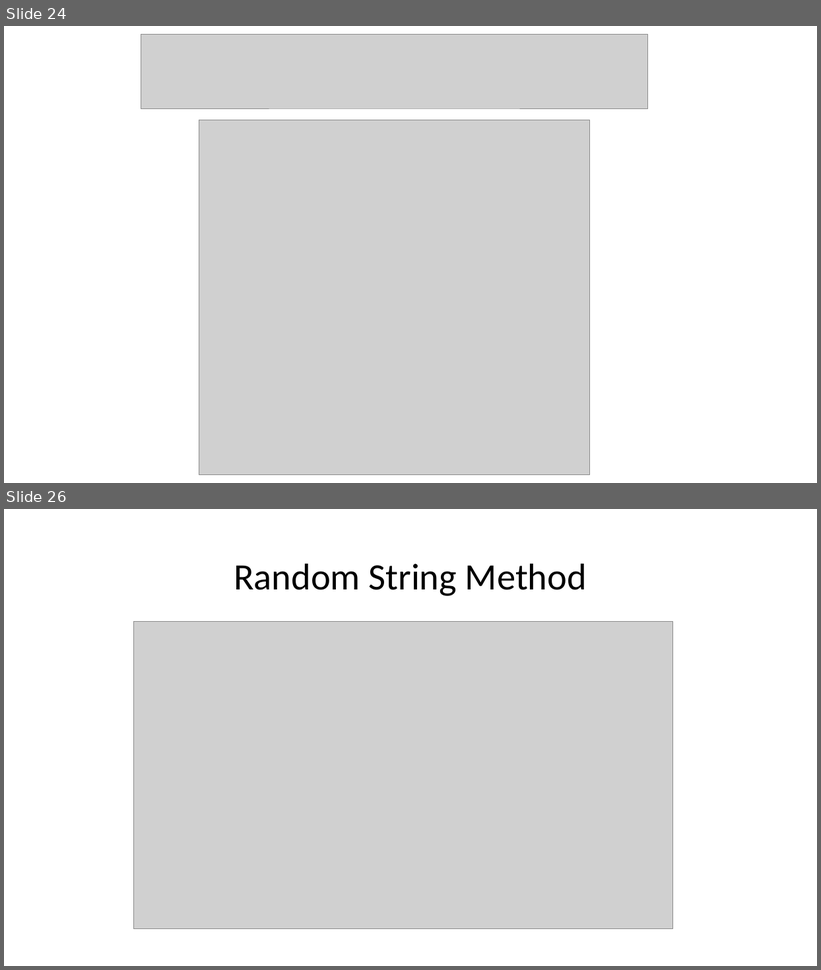
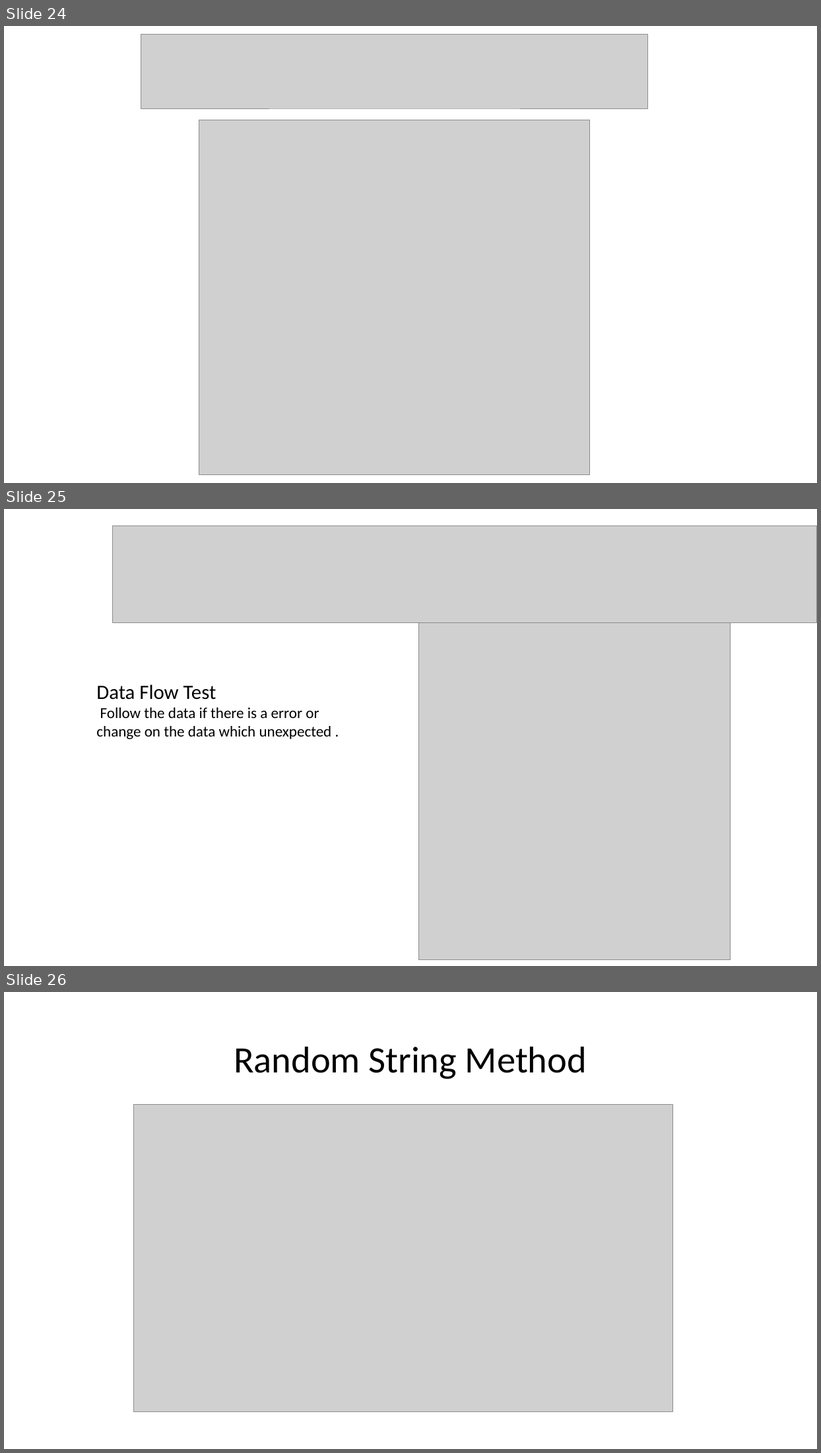
Before and after one commit to alper5li/Software_Validation_Project, a slide deck: Documentation/test_report.pptx. Shown one above the other, each under a label of ours: slides 24 and 26 before the commit, slides 24, 25 and 26 after it; the slides between them are not shown. The pictures are 821x970 and 821x1453 pixels, drawn with LibreOffice and Linux fonts; fonts in the diff are those of the drawing; grey boxes stand for pictures. Boxes give left, top, right and bottom in pixels: in the first picture for what was removed or moved away, otherwise in the second. Text is boxed around its words. In the diff, an @@ line names an element or a change of style, - is before the commit and + after.

```diff
--- a/Documentation/test_report.pptx
+++ b/Documentation/test_report.pptx
@@ slide 25 added at (x1=4, y1=509, x2=817, y2=966), background #FFFFFF @@
@@ picture added at (x1=113, y1=526, x2=817, y2=623) @@
@@ picture added at (x1=418, y1=623, x2=731, y2=960) @@
@@ text added at (x1=96, y1=685, x2=332, y2=739), 18 pt, text #000000 @@
+Data Flow Test
+Follow the data if there is a error or change on the data which unexpected .
```
Also in this commit, not shown: 1 other slide added, 2 slides removed, 2 other files.
